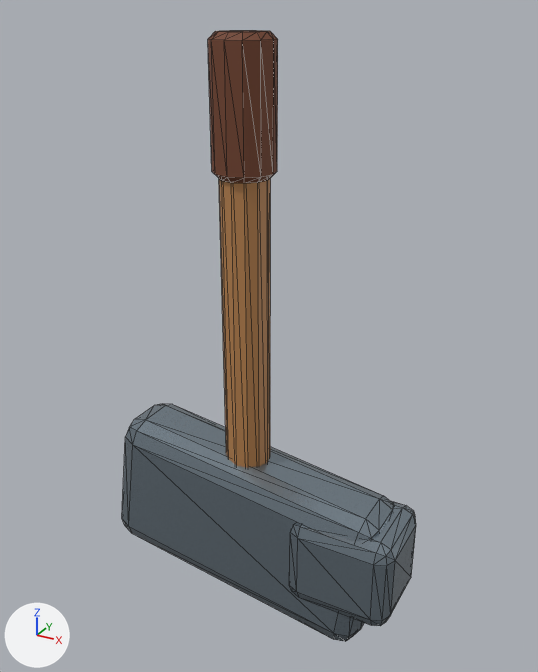
Two versions of the glTF model src/game/models/hero/tools/axe.glb, one commit apart.
One viewpoint serves both versions: a 50 mm camera at (0.56, -0.945, 0.153) aimed at (0.029, 0.021, -0.33). Lighting does not change. The marker at lower left points along +X, +Y and +Z. The first picture is the older version. Mesh edges are drawn as thin lines. Where no turn or scale is listed for an object, it has been applied to the vertices.

In view in the first picture: 'Axe grip', 'Axe handle', 'Axe head', 'Axe poll'.
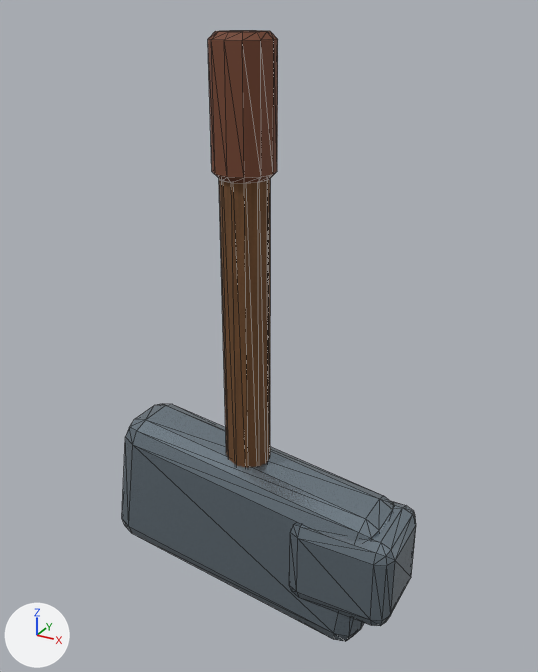
The change, as JSON lines over the scene's bpy script:
```json
{"op": "add", "block": "img_dry_timber_grain", "code": ["img_dry_timber_grain = load_image('Dry timber grain', '_unpacked/Dry_timber_grain', 256, 512, 'sRGB')"]}
{"block": "mat_axe_ash_wood", "where": "n0 = _N.new('ShaderNodeBsdfPrincipled'); n0.name = 'Principled BSDF'"}
{"op": "remove", "block": "mat_axe_ash_wood", "code": "n0.inputs[0].default_value = (0.47, 0.22, 0.075, 1.0)  # 'Base Color', orange #b6814d"}
{"op": "set", "path": "n0.inputs[2].default_value", "old": "0.55", "new": "0.85", "note": "'Roughness'"}
{"op": "add", "block": "mat_axe_ash_wood", "code": "n2 = _N.new('ShaderNodeTexImage'); n2.name = 'Image Texture'"}
{"op": "add", "block": "mat_axe_ash_wood", "code": "n2.image = img_dry_timber_grain"}
{"op": "add", "block": "mat_axe_ash_wood", "code": "n3 = _N.new('ShaderNodeUVMap'); n3.name = 'UV Map'"}
{"op": "add", "block": "mat_axe_ash_wood", "code": "n3.uv_map = 'UVMap.001'"}
{"op": "add", "block": "mat_axe_ash_wood", "code": "_L.new(n2.outputs[0], n0.inputs[0])  # 'Color' to 'Base Color'"}
{"op": "add", "block": "mat_axe_ash_wood", "code": "_L.new(n3.outputs[0], n2.inputs[0])  # 'UV' to 'Vector'"}
```

What differs and where, as boxes (x1, y1, x2, y2) in the pictures (538 x 672 px):
```json
{"object": "Axe handle", "change": "surface changed", "before": [219, 178, 271, 468], "after": [219, 178, 271, 468], "on screen": "orange to brown"}
```
